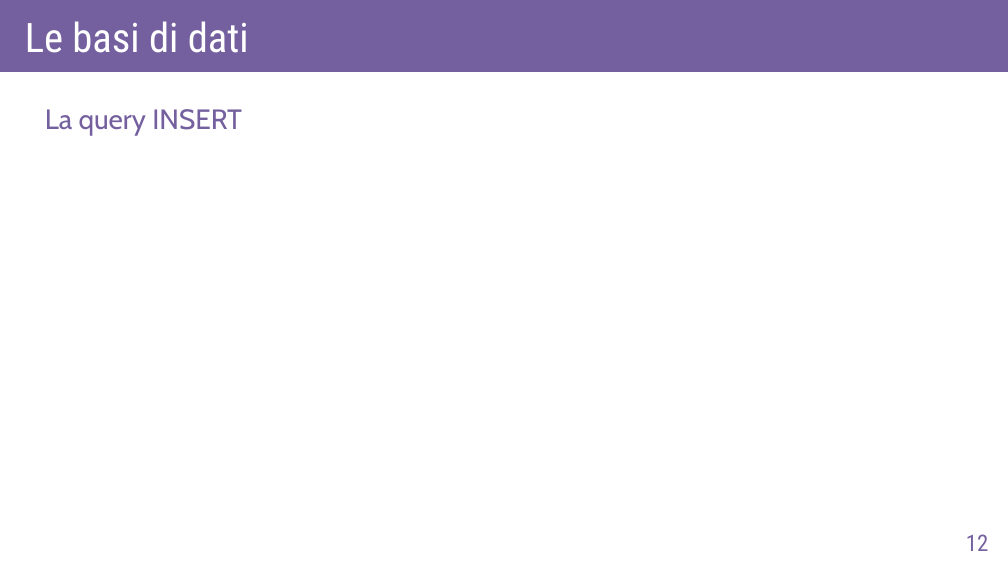
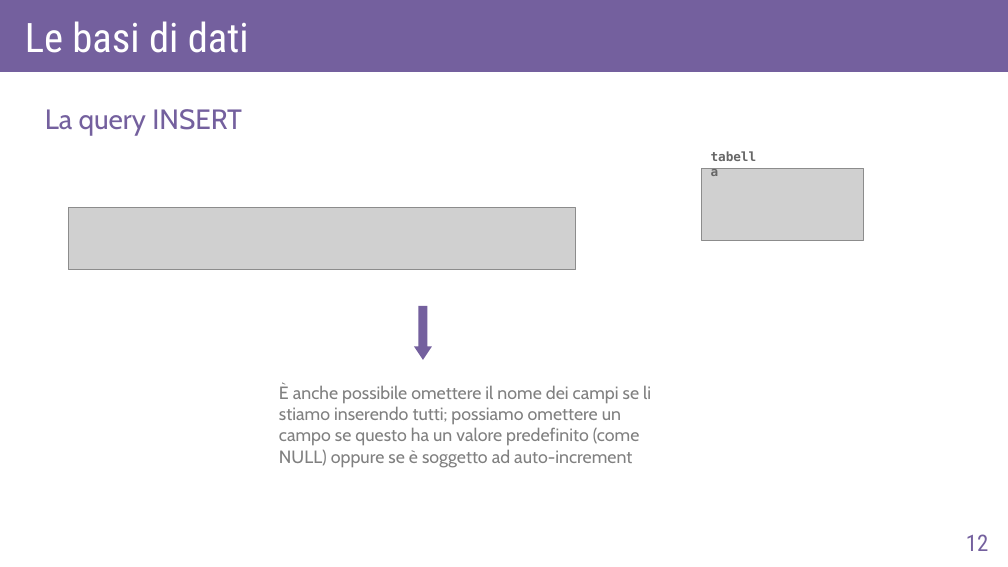
Before and after one commit to AlexF1789/corsoPHP, a slide deck: slide 12 of slide_odp/lez6.odp. Drawn at 1008x567 pixels with LibreOffice and Linux fonts; fonts in the diff are those of the drawing; grey boxes stand for pictures. Boxes give left, top, right and bottom in pixels: in the first picture for what was removed or moved away, otherwise in the second. Text is boxed around its words. In the diff, an @@ line names an element or a change of style, - is before the commit and + after.

```diff
--- a/slide_odp/lez6.odp
+++ b/slide_odp/lez6.odp
@@ text added at [702,145,773,183], 10 pt, text #666666, bold @@
+tabella
@@ picture added at [702,168,864,240] @@
@@ picture added at [69,208,576,270] @@
@@ down arrow added at [414,306,433,360], fill #74609E @@
@@ text added at [279,384,651,468], 14 pt, text #808080 @@
+È anche possibile omettere il nome dei campi se li stiamo inserendo tutti; possiamo omettere un campo se questo ha un valore predefinito (come NULL) oppure se è soggetto ad auto-increment
```
Also in this commit, not shown: 9 other slides changed, 5 slides added, 5 other files.
